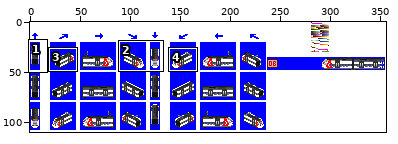
Edited in one commit: sprite sheet (gfx/emu/br429_1.png). The picture above shows the old version from afar; the outline marks the close-up.
Close-up. Before the commit:
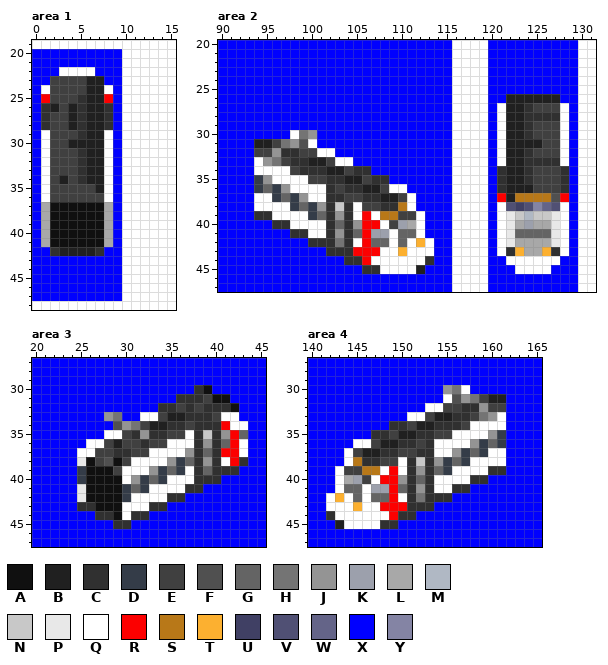
The file is 356x110 pixels. Colours within 5 levels of each other are drawn and written as one. Shown: area 1: x 0..15, y 19..48; area 2: x 90..131, y 20..47; area 3: x 20..45, y 27..47; area 4: x 140..165, y 27..47. The commit also changed other parts of the picture, which this record leaves out.
Palette (. is transparent): A #101010  B #202020  C #303030  D #343c48  E #404040  F #505050  G #646464  H #747474  J #949494  K #9ca0ac  L #a8a8a8  M #b0b8c4  N #c8c8c8  P #e8e8e8  Q #ffffff  R #fc0000  S #b87818  T #fcb030  U #404064  V #505074  W #646488  X #0000ff  Y #8484a4
Pixels before, area 1, first column x 0:
19 QQQQQQQQQQQQQQQQ
20 XXXXXXXXXXQQQQQQ
21 XXXXXXXXXXQQQQQQ
22 XXXQQQQXXXQQQQQQ
23 XXEEEEBBXXQQQQQQ
24 XQEEEEBBQXQQQQQQ
25 XREEECBBRXQQQQQQ
26 XCBEBCBBCXQQQQQQ
27 XCEEBCBBCXQQQQQQ
28 XCEEBCBBCXQQQQQQ
29 XQEEECBBQXQQQQQQ
30 XQEEBBBBQXQQQQQQ
31 XQEEECBBQXQQQQQQ
32 XQEEECBBQXQQQQQQ
33 XQEEECBBQXQQQQQQ
34 XQEBECBBQXQQQQQQ
35 XQEEEEEBQXQQQQQQ
36 XQEEEEEEQXQQQQQQ
37 XLAAAAAALXQQQQQQ
38 XLAAAAAALXQQQQQQ
39 XLAAAAAALXQQQQQQ
40 XLAAAAAALXQQQQQQ
41 XLAAAAAALXQQQQQQ
42 XXCBBBBCXXQQQQQQ
43 XXXXXXXXXXQQQQQQ
44 XXXXXXXXXXQQQQQQ
45 XXXXXXXXXXQQQQQQ
46 XXXXXXXXXXQQQQQQ
47 XXXXXXXXXXQQQQQQ
48 QQQQQQQQQQQQQQQQ
Pixels before, area 2, first column x 90:
20 XXXXXXXXXXXXXXXXXXXXXXXXXXQQQQXXXXXXXXXXQQ
21 XXXXXXXXXXXXXXXXXXXXXXXXXXQQQQXXXXXXXXXXQQ
22 XXXXXXXXXXXXXXXXXXXXXXXXXXQQQQXXXXXXXXXXQQ
23 XXXXXXXXXXXXXXXXXXXXXXXXXXQQQQXXXXXXXXXXQQ
24 XXXXXXXXXXXXXXXXXXXXXXXXXXQQQQXXXXXXXXXXQQ
25 XXXXXXXXXXXXXXXXXXXXXXXXXXQQQQXXXXXXXXXXQQ
26 XXXXXXXXXXXXXXXXXXXXXXXXXXQQQQXXBBBBBBXXQQ
27 XXXXXXXXXXXXXXXXXXXXXXXXXXQQQQXQBBCEEEQXQQ
28 XXXXXXXXXXXXXXXXXXXXXXXXXXQQQQXQBBCCCCQXQQ
29 XXXXXXXXXXXXXXXXXXXXXXXXXXQQQQXQBBCEEEQXQQ
30 XXXXXXXXQHJXXXXXXXXXXXXXXXQQQQXQBBCEEEQXQQ
31 XXXXBBEHJFQXXXXXXXXXXXXXXXQQQQXQBBBBEEQXQQ
32 XXXXEEJCCEEQQXXXXXXXXXXXXXQQQQXQBBCEEEQXQQ
33 XXXXQJHECCBBEQQXXXXXXXXXXXQQQQXQBBCCCCQXQQ
34 XXXXQQQQECCCBBECCXXXXXXXXXQQQQXCBBCEEECXQQ
35 XXXXDJQQQQEECCBBECCXXXXXXXQQQQXCBBCEEECXQQ
36 XXXXDGDJQQQQCECCBBEQQXXXXXQQQQXCBBBEEECXQQ
37 XXXXQQDGDJQQCCEECCBBEQXXXXQQQQXRBSSSSFRXQQ
38 XXXXQQQQDGDJCNCQEECCSQXXXXQQQQXQVUVYWVQXQQ
39 XXXXCCQQQQDGCJCQRQSSEEQXXXQQQQXQPNMNNPQXQQ
40 XXXXXXCCQQQQCGCJRRQEKLQXXXQQQQXQPLKLLPQXQQ
41 XXXXXXXXCCQQCJCGRKKQGGQXXXQQQQXQPGGGGPQXQQ
42 XXXXXXXXXXCCCHCQRGGQGQTQXXQQQQXQPLLLLPQXQQ
43 XXXXXXXXXXXXCCCRRRQQTQQQXXQQQQXQCTLLTCQXQQ
44 XXXXXXXXXXXXXXCCRQQQQQQCXXQQQQXXQQQQQQXXQQ
45 XXXXXXXXXXXXXXXXCCQQQQBXXXQQQQXXXQQQQXXXQQ
46 XXXXXXXXXXXXXXXXXXXXXXXXXXQQQQXXXXXXXXXXQQ
47 XXXXXXXXXXXXXXXXXXXXXXXXXXQQQQXXXXXXXXXXQQ
Pixels before, area 3, first column x 20:
27 XXXXXXXXXXXXXXXXXXXXXXXXXX
28 XXXXXXXXXXXXXXXXXXXXXXXXXX
29 XXXXXXXXXXXXXXXXXXXXXXXXXX
30 XXXXXXXXXXXXXXXXXXCAXXXXXX
31 XXXXXXXXXXXXXXXXCCCEAAXXXX
32 XXXXXXXXXXXXXXCCECECCCAXXX
33 XXXXXXXXJHXXQQEBBCCCEQQXXX
34 XXXXXXXXXFJHEBBCCECCCRQQXX
35 XXXXXXXXQQECJCCEEQCNCJRGXX
36 XXXXXXQQEBEECEEQQQCJCGRQXX
37 XXXXXQQEECCEEQQQQJCGCRRQXX
38 XXXXXPAEFAEQQQQJDGCJCQRCXX
39 XXXXXDAAAEQQQJDGDQCGCCCXXX
40 XXXXXDAAAAQJDGDQQQCCCXXXXX
41 XXXXXPAAAADGDQQQQCCXXXXXXX
42 XXXXXPAAAADQQQQCCXXXXXXXXX
43 XXXXXCCAAAQQQCCXXXXXXXXXXX
44 XXXXXXXCCAQCCXXXXXXXXXXXXX
45 XXXXXXXXXCCXXXXXXXXXXXXXXX
46 XXXXXXXXXXXXXXXXXXXXXXXXXX
47 XXXXXXXXXXXXXXXXXXXXXXXXXX
Pixels before, area 4, first column x 140:
27 XXXXXXXXXXXXXXXXXXXXXXXXXX
28 XXXXXXXXXXXXXXXXXXXXXXXXXX
29 XXXXXXXXXXXXXXXXXXXXXXXXXX
30 XXXXXXXXXXXXXXXJHQXXXXXXXX
31 XXXXXXXXXXXXXXXQFJHEBBXXXX
32 XXXXXXXXXXXXXQQEECCJEEXXXX
33 XXXXXXXXXXXQQEBBCCEHJQXXXX
34 XXXXXXXXXCCEBBCCCEQQQQXXXX
35 XXXXXXXCCEBBCCEEQQQQJDXXXX
36 XXXXXQQEBBCCECQQQQJDGDXXXX
37 XXXXQEBBCCEECCQQJDGDQQXXXX
38 XXXXQSCCEEQCNCJDGDQQQQXXXX
39 XXXQEESSQRQCJCGDQQQQCCXXXX
40 XXXQLKEQRRJCGCQQQQCCXXXXXX
41 XXXQGGQKKRGCJCQQCCXXXXXXXX
42 XXQTQGQGGRQCHCCCXXXXXXXXXX
43 XXQQQTQQRRRCCCXXXXXXXXXXXX
44 XXCQQQQQQRCCXXXXXXXXXXXXXX
45 XXXBQQQQCCXXXXXXXXXXXXXXXX
46 XXXXXXXXXXXXXXXXXXXXXXXXXX
47 XXXXXXXXXXXXXXXXXXXXXXXXXX
After the commit:
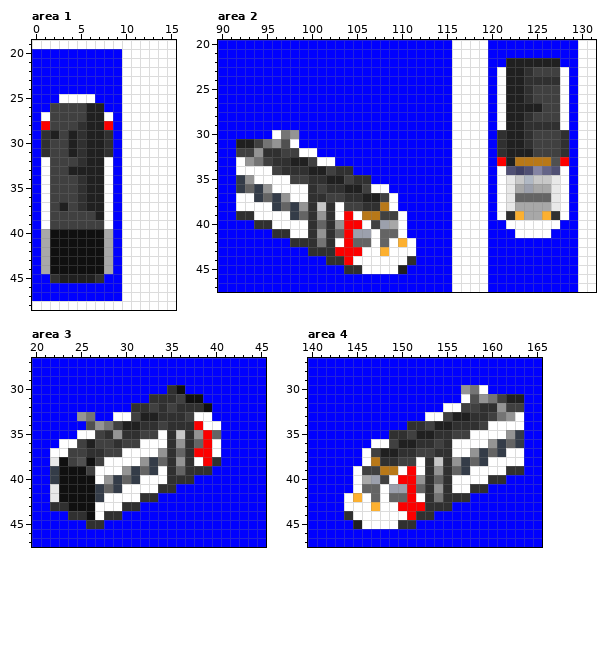
The exact change:
Changed rows in their new state; - is an unchanged pixel.
Area 1:
first column x 1:
22 --XXXX--
23 -XXXXXX-
24 XXXXXXXX
25 XXQQQQXX
26 XE-EE--X
27 Q--EE--Q
28 R--E---R
29 CB-B---C
30 C---C--C
31 C--B---C
33 ---BB---
34 --E-----
35 ----CB--
36 ----CBB-
37 QEBECBBQ
38 QEEEEEBQ
39 QEEEEEEQ
42 LAAAAAAL
43 LAAAAAAL
44 LAAAAAAL
45 -CBBBBC-
Area 2:
first column x 92:
22 ------------------------------BBBBBB-
23 -----------------------------QBBCEEEQ
24 -----------------------------QBBCCCCQ
25 -----------------------------QBBCEEEQ
26 -----------------------------Q--CEEEQ
27 --------------------------------BB---
28 ---------------------------------EEE-
29 ---------------------------------CCC-
30 ----QHJXX--------------------C------C
31 BBEHJFQXX--------------------C--CE--C
32 EEJCCEEQQXX------------------C--B---C
33 QJHECCBBEQQXX----------------R-SSSSFR
34 QQ--ECC-BBECCXX--------------QVUVYWVQ
35 DJQQ--EECCBBECCXX------------QPNMNNPQ
36 DG-JQQ--CE-CBBEQQXX----------QPLKLLPQ
37 QQDG-JQQCCEECCBBEQXX---------QPGGGGPQ
38 QQ--DG-JCN-QEECCSQXX----------PLLLLP-
39 CCQQ--DGCJ-QR-SSEEQXX---------CTLLTC-
40 --CCQQ--CG-JRRQEKLQXX--------XQQQQQQX
41 ----CCQQCJ-GRKKQGGQXX--------XXQQQQXX
42 ------CC-H-QRGGQ--T-XX-------XXXXXXXX
43 --------CC-RR-QQT-Q-XX-------XXXXXXXX
44 ----------CCRQQ----CXX--------XXXXXX-
45 ------------CCQQ--BXX----------XXXX--
Area 3:
first column x 22:
30 -------------CA-XX----
31 -----------CCCEAAXXX--
32 ---------CCE-EC-CAXXX-
33 ---JH-XQQEBBCCCEQQXXX-
34 ----FJHEBBCCE--CRQQXXX
35 ---QQECJC-EEQCNCJRGXXX
36 -QQEBE-C--QQQCJCGRQXXX
37 QQEECC-EQQQ-JCGCRRQXXX
38 PAEF--QQQ-JDGCJCQR-XXX
39 DAAAEQQQJDGDQCGC-CXXX-
40 DAAA-QJDGDQQQCCCXXX---
41 PAAA-DGDQQQ-CCXXX-----
42 PAAA-DQQQ-CCXXX-------
43 CCAAAQQQCCXXX---------
44 --CCAQ-CXXX-----------
45 ----CC-XX-------------
Area 4:
first column x 142:
30 -------------XXJHQ----
31 -------------XXQFJHEBB
32 -----------XXQQEECCJEE
33 ---------XXQQEBBCCEHJQ
34 -------XXCCEBB-CCE--QQ
35 -----XXCCEBBCCEE--QQJD
36 ---XXQQEBBC-EC--QQJ-GD
37 --XXQEBBCCEECCQQJ-GDQQ
38 --XXQSCCEEQ-NCJ-GD--QQ
39 -XXQEESS-RQ-JCGD--QQCC
40 -XXQLKEQRRJ-GC--QQCC--
41 -XXQGGQKKRG-JCQQCC----
42 XX-T--QGGRQ-H-CC------
43 XX-Q-TQQ-RR-CC--------
44 XXC----QQRCC----------
45 -XXB--QQCC------------
Where, in picture pixels (left, top, right, bottom), the same in both close-ups:
changed: (41, 67, 113, 283)
changed: (497, 58, 569, 274)
changed: (236, 130, 434, 274)
changed: (50, 385, 248, 529)
changed: (326, 385, 524, 529)
